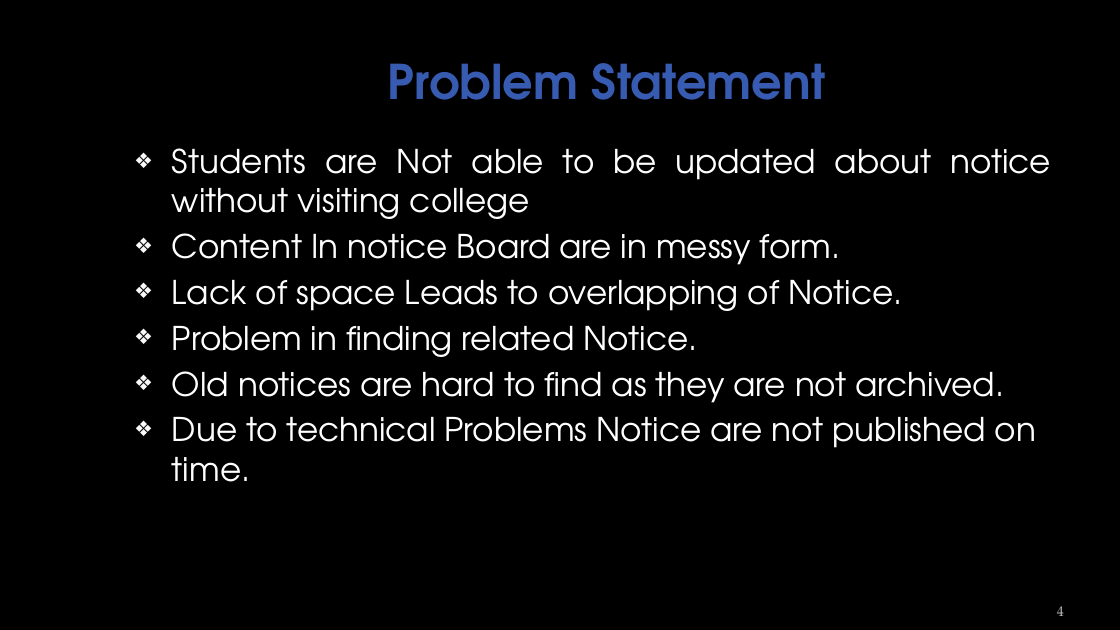
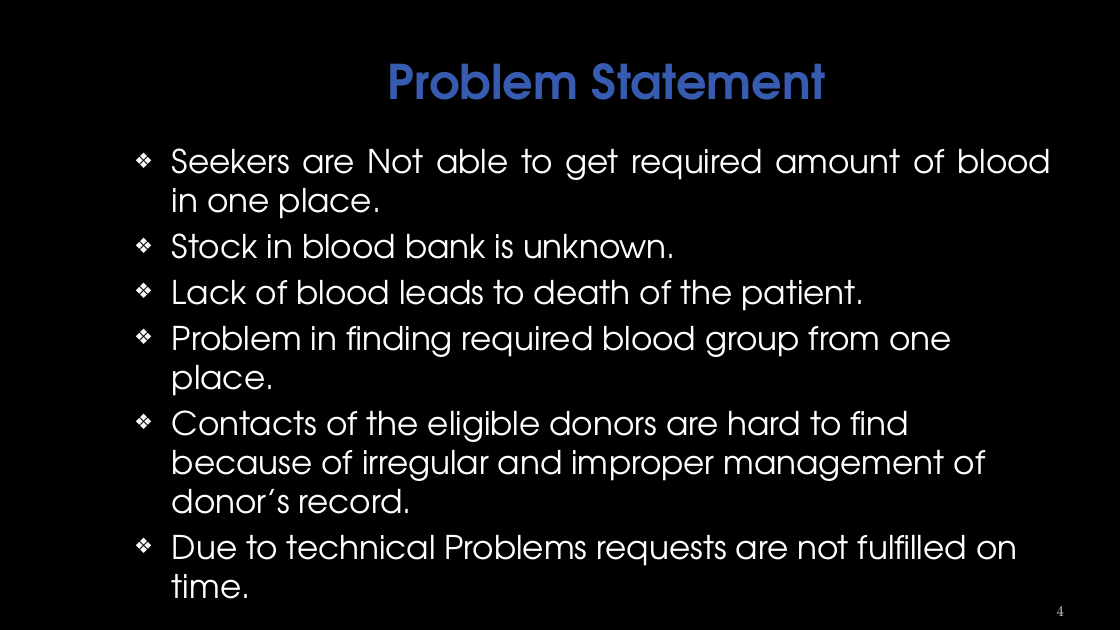
Before and after one commit to sumitbajracharya/blooddonation, a slide deck: slide 4 of Reference/ONBSPresentation.pptx. Drawn at 1120x630 pixels with LibreOffice and Linux fonts; fonts in the diff are those of the drawing; background and template pictures are left out. Boxes give left, top, right and bottom in pixels: in the first picture for what was removed or moved away, otherwise in the second. Text is boxed around its words. In the diff, an @@ line names an element or a change of style, - is before the commit and + after.

```diff
--- a/Reference/ONBSPresentation.pptx
+++ b/Reference/ONBSPresentation.pptx
@@ text at (x1=172, y1=148, x2=1051, y2=599): text changed @@
-❖ Students are Not able to be updated about notice without visiting college
-❖ Content In notice Board are in messy form.
-❖ Lack of space Leads to overlapping of Notice.
-❖ Problem in finding related Notice.
-❖ Old notices are hard to find as they are not archived.
-❖ Due to technical Problems Notice are not published on time.
+❖ Seekers are Not able to get required amount of blood in one place.
+❖ Stock in blood bank is unknown.
+❖ Lack of blood leads to death of the patient.
+❖ Problem in finding required blood group from one place.
+❖ Contacts of the eligible donors are hard to find because of irregular and improper management of donor’s record.
+❖ Due to technical Problems requests are not fulfilled on time.
```
Also in this commit, not shown: 5 other slides changed, 2 slides added, 4 slides removed, 1 other file.
